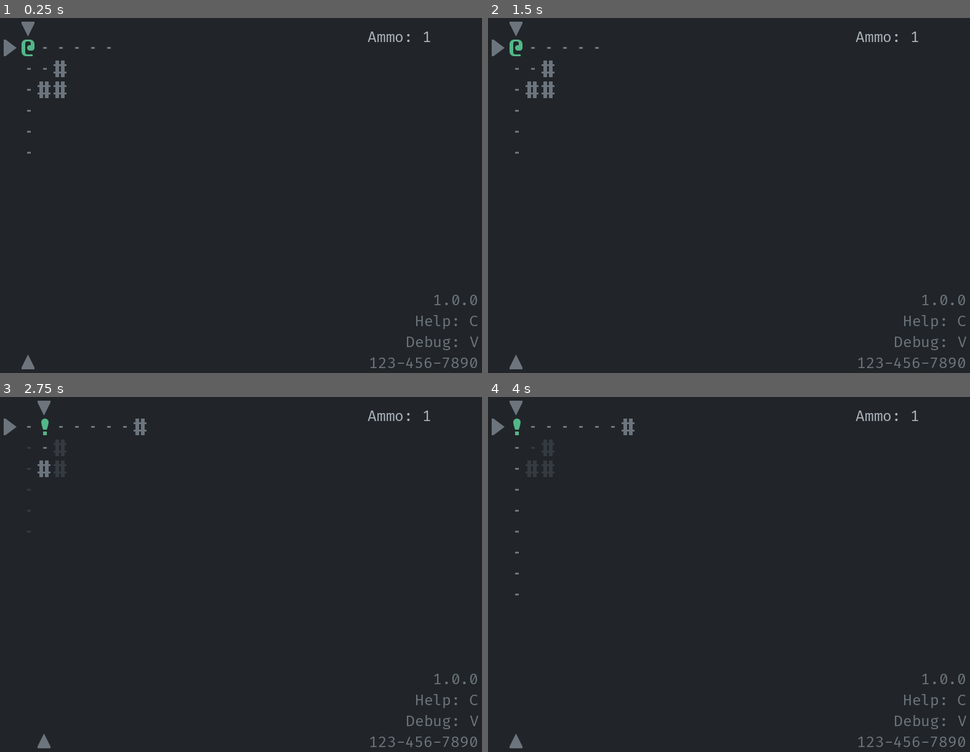
Above: before the commit, frames 1-4 (two rows, left to right).
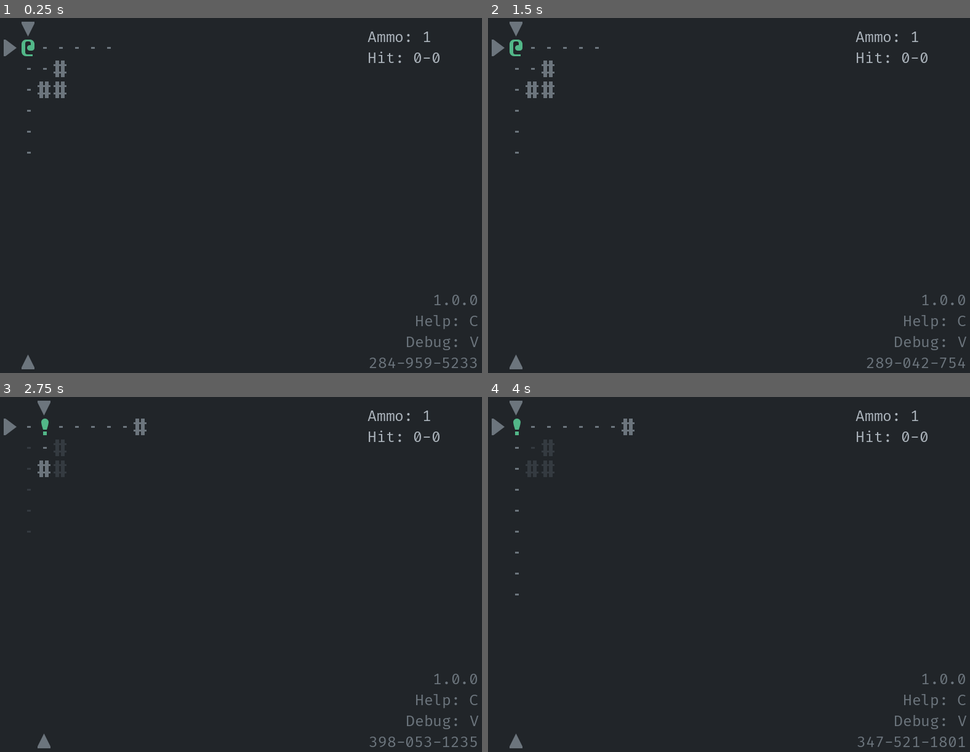
Above: after the commit, the same moments.

Repository: Bozar/godot-4-roguelike-tutorial
Game: Godot game, scene res://scene/main/main_screen.tscn
Same seed, same stepped clock (60 frames per second), same inputs: the game is played once before the commit and once after it.
Inputs:
- Up to frame 1 (0.25 s): no input
- Up to frame 2 (1.5 s): tap Enter at 0.5 s; hold D (move_right) 0.53-1.28 s; tap Space (aim) at 0.6 s; tap O (restart_game) at 1.25 s; hold S (move_down) from 1.28 s (still down); tap R (replay_game) at 1.35 s
- Up to frame 3 (2.75 s): tap O (restart_game) at 2 s; release S (move_down) at 2.03 s; hold D (move_right) from 2.03 s (still down); tap Space (aim) at 2.1 s
- Up to frame 4 (4 s): tap O (restart_game) at 2.75, 3.5 s; release D (move_right) at 2.78 s; hold W (move_up) 2.78-3.53 s; tap R (replay_game) at 2.85 s; hold A (move_left) from 3.53 s (still down); tap Space (aim) at 3.6 s

The runs differ from the first frame. In frame 1, 0.3% of the frame differs, in the area x 76-99%, y 9-99%; in frame 2, 0.3%; in frame 3, 0.3%; in frame 4, 0.3%.

Commit message:
Show state in sidebar.

Diff:
--- a/library/node_reference.gd
+++ b/library/node_reference.gd
@@ -51,7 +51,7 @@
     },
     GAME_PROGRESS: {
         SIGNAL_GAME_OVER: [
-            SCHEDULE, PC_ACTION, PLAYER_INPUT,
+            SCHEDULE, PC_ACTION, PLAYER_INPUT, SIDEBAR,
         ],
     },
 
@@ -76,7 +76,7 @@
         PC_ACTION,
     ],
     RANDOM_NUMBER: [
-        ACTOR_ACTION,
+        ACTOR_ACTION, SIDEBAR,
     ],
     GAME_PROGRESS: [
         ACTOR_ACTION, PC_ACTION,
--- a/scene/sidebar/footnote_label.gd
+++ b/scene/sidebar/footnote_label.gd
@@ -2,11 +2,11 @@
 extends CustomLabel
 
 
-func _ready() -> void:
-    _set_font(false)
+var _ref_RandomNumber: RandomNumber
 
 
 func init_gui() -> void:
+    _set_font(false)
     text = "%s\n%s\n%s\n%s" % [
         _get_version(), _get_help(), _get_debug(), _get_seed()
     ]
@@ -25,4 +25,10 @@
 
 
 func _get_seed() -> String:
-    return "123-456-7890"
+    var str_seed: String = "%d" % _ref_RandomNumber.get_seed()
+    var seed_len: int = str_seed.length()
+    var head: String = str_seed.substr(0, 3)
+    var body: String = ("-" + str_seed.substr(3, 3)) if (seed_len > 3) else ""
+    var tail: String = ("-" + str_seed.substr(6)) if (seed_len > 6) else ""
+
+    return "%s%s%s" % [head, body, tail]
--- a/scene/sidebar/sidebar.gd
+++ b/scene/sidebar/sidebar.gd
@@ -3,23 +3,31 @@
 
 
 var _ref_PcAction: PcAction
+var _ref_RandomNumber: RandomNumber
 
 @onready var _ref_FootnoteLabel: FootnoteLabel = $SidebarVBox/FootnoteLabel
-@onready var _ref_StatusLabel: StatusLabel = $SidebarVBox/StatusLabel
+@onready var _ref_StateLabel: StateLabel = $SidebarVBox/StateLabel
 
 
 func init_gui() -> void:
-    _ref_StatusLabel._ref_PcAction = _ref_PcAction
+    _ref_StateLabel._ref_PcAction = _ref_PcAction
+    _ref_FootnoteLabel._ref_RandomNumber = _ref_RandomNumber
 
     _ref_FootnoteLabel.init_gui()
-    _ref_StatusLabel.init_gui()
+    _ref_StateLabel.init_gui()
 
 
 func update_gui() -> void:
-    _ref_StatusLabel.update_gui()
+    _ref_StateLabel.update_gui()
 
 
 func _on_Schedule_turn_started(sprite: Sprite2D) -> void:
     if not sprite.is_in_group(SubTag.PC):
         return
     update_gui()
+
+
+func _on_GameProgress_game_over(player_win: bool) -> void:
+    _ref_StateLabel.game_over = true
+    _ref_StateLabel.player_win = player_win
+    _ref_StateLabel.update_gui()
--- a/scene/sidebar/sidebar.tscn
+++ b/scene/sidebar/sidebar.tscn
@@ -1,7 +1,7 @@
 [gd_scene load_steps=4 format=3 uid="uid://dphslwd58ka2w"]
 
 [ext_resource type="Script" path="res://scene/sidebar/sidebar.gd" id="1_2y8cc"]
-[ext_resource type="Script" path="res://scene/sidebar/status_label.gd" id="2_xbw51"]
+[ext_resource type="Script" path="res://scene/sidebar/state_label.gd" id="2_xbw51"]
 [ext_resource type="Script" path="res://scene/sidebar/footnote_label.gd" id="3_qm0je"]
 
 [node name="Sidebar" type="MarginContainer"]
@@ -16,7 +16,7 @@
 [node name="SidebarVBox" type="VBoxContainer" parent="."]
 layout_mode = 2
 
-[node name="StatusLabel" type="Label" parent="SidebarVBox"]
+[node name="StateLabel" type="Label" parent="SidebarVBox"]
 layout_mode = 2
 size_flags_vertical = 3
 script = ExtResource("2_xbw51")
--- /dev/null
+++ b/scene/sidebar/state_label.gd
@@ -0,0 +1,30 @@
+class_name StateLabel
+extends CustomLabel
+
+
+const YOU_WIN: String = "\n\nYou win.\n[Space]"
+const YOU_LOSE: String = "\n\nYou lose.\n[Space]"
+
+
+var game_over: bool = false
+var player_win: bool = false
+
+
+var _ref_PcAction: PcAction
+
+
+func init_gui() -> void:
+    _set_font(true)
+    update_gui()
+
+
+func update_gui() -> void:
+    var ammo: String = "Ammo: %d" % [_ref_PcAction.ammo]
+    var enemy: String = "\nHit: %d-%d" % [_ref_PcAction.enemy_count,
+            _ref_PcAction.progress_bar]
+    var end_game: String = ""
+
+    if game_over:
+        end_game = YOU_WIN if player_win else YOU_LOSE
+
+    text = "%s%s%s" % [ammo, enemy, end_game]
--- a/scene/sidebar/status_label.gd
+++ /dev/null
@@ -1,21 +0,0 @@
-class_name StatusLabel
-extends CustomLabel
-
-
-var _ref_PcAction: PcAction
-
-
-func _ready() -> void:
-    _set_font(true)
-
-
-func init_gui() -> void:
-    update_gui()
-
-
-func update_gui() -> void:
-    text = "%s" % _get_ammo()
-
-
-func _get_ammo() -> String:
-    return "Ammo: %d" % _ref_PcAction.ammo
